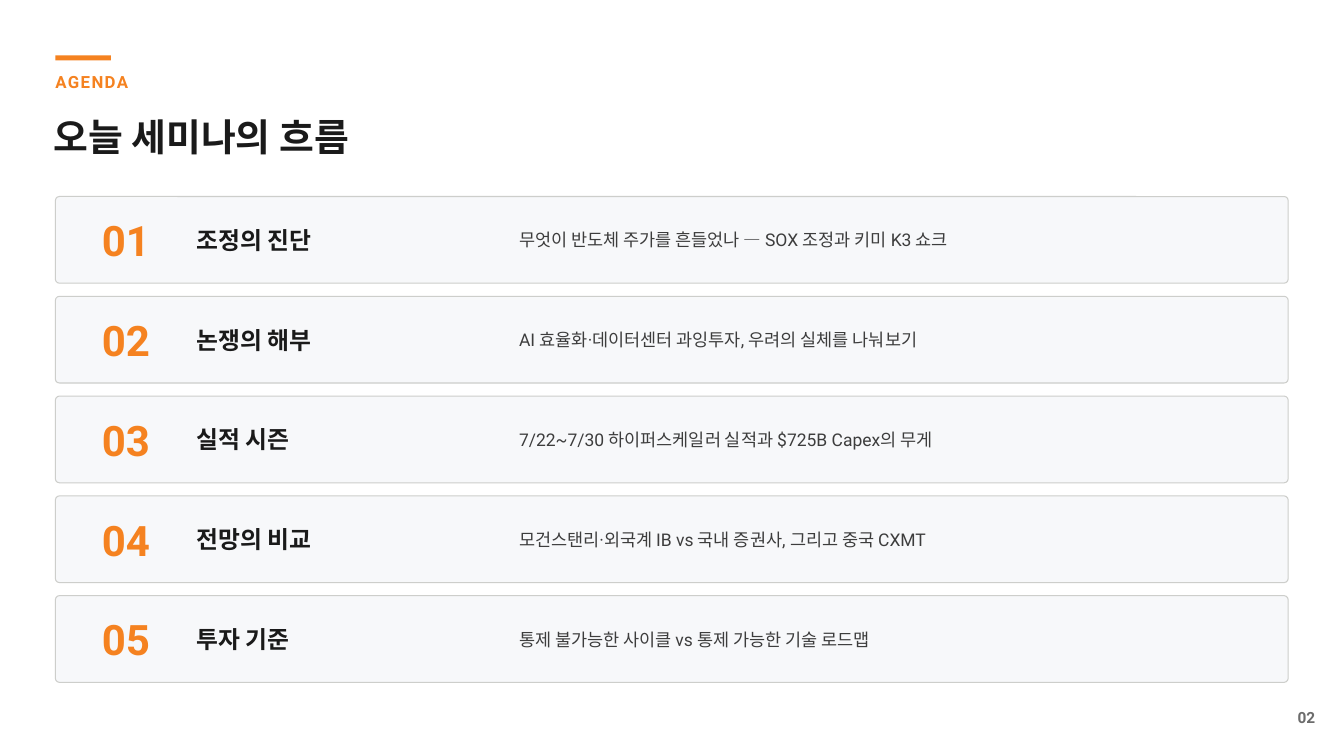
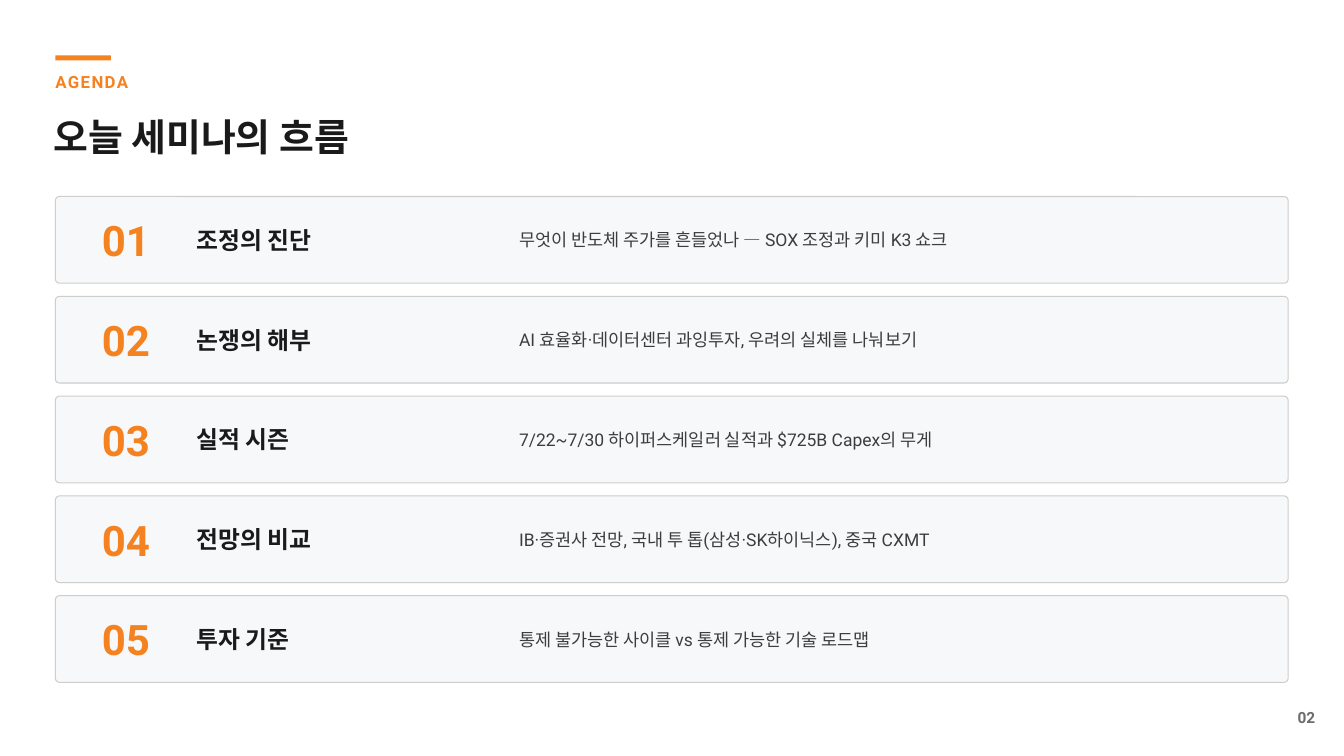
Before and after one commit to hanaroline/work_1, a slide deck: slide 2 of 반도체_투자_세미나_20260721.pptx. Drawn at 1344x756 pixels with LibreOffice and Linux fonts; fonts in the diff are those of the drawing. Boxes give left, top, right and bottom in pixels: in the first picture for what was removed or moved away, otherwise in the second. Text is boxed around its words. In the diff, an @@ line names an element or a change of style, - is before the commit and + after.

```diff
--- a/반도체_투자_세미나_20260721.pptx
+++ b/반도체_투자_세미나_20260721.pptx
@@ text at box(519, 531, 930, 550): text changed @@
-모건스탠리·외국계 IB vs 국내 증권사, 그리고 중국 CXMT
+IB·증권사 전망, 국내 투 톱(삼성·SK하이닉스), 중국 CXMT
```
Also in this commit, not shown: 5 other slides changed, 2 slides added.
